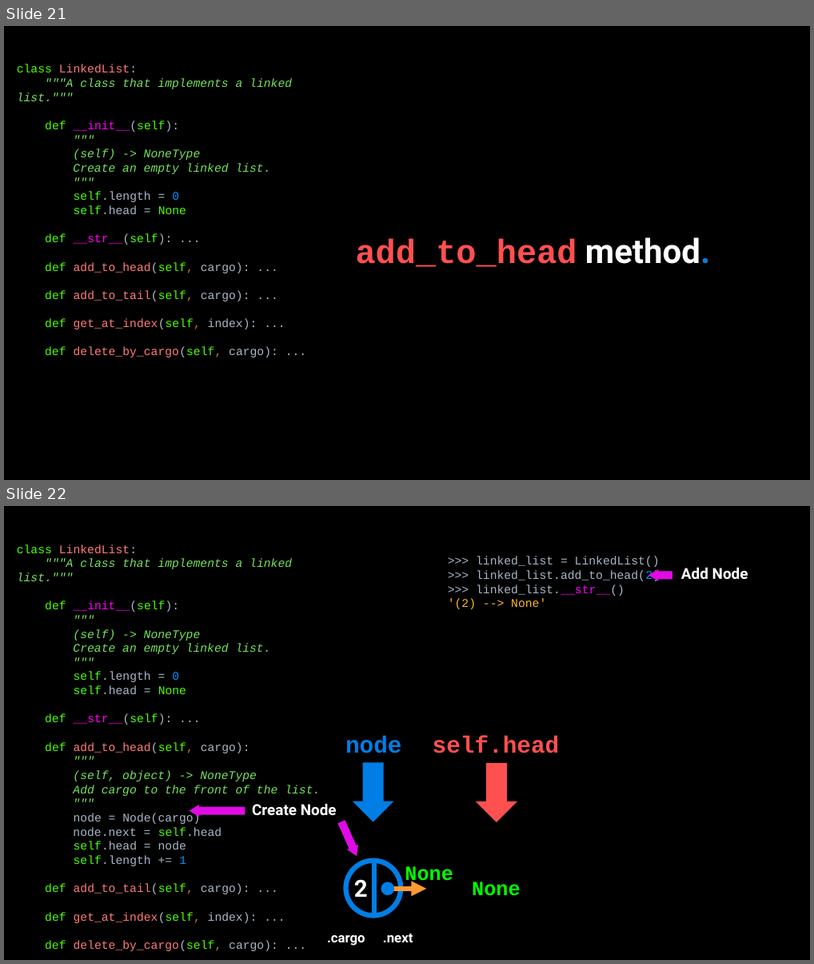
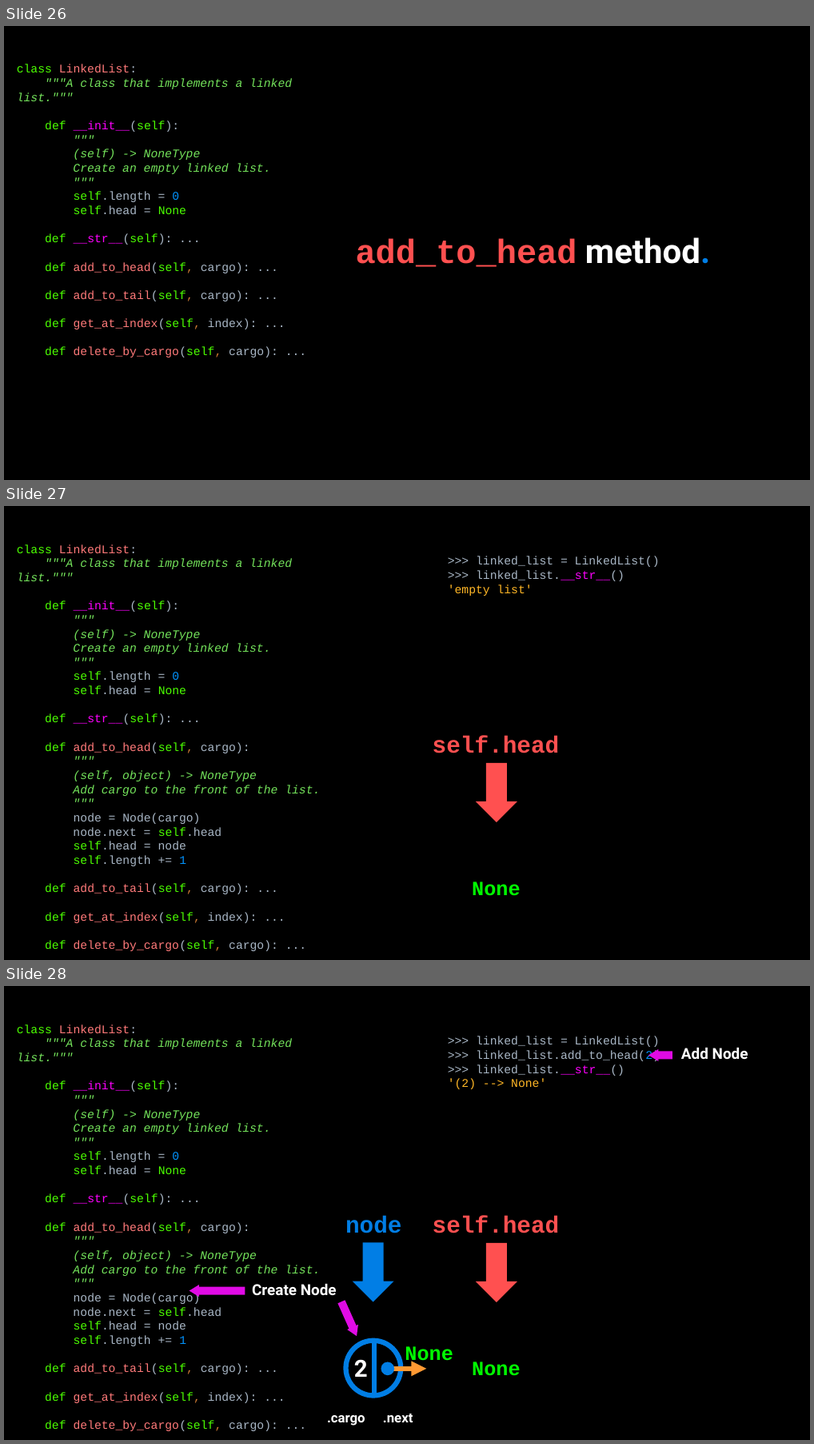
Before and after one commit to APS106/APS106-winter-2022-material, a slide deck: lectures/week12/lecture1/slides/week12_lecture1.pptx. Shown one above the other, each under a label of ours: slides 21 and 22 before the commit, slides 26, 27 and 28 after it. The pictures are 814x964 and 814x1444 pixels, drawn with LibreOffice and Linux fonts; fonts in the diff are those of the drawing; background and template pictures are left out. Boxes give left, top, right and bottom in pixels: in the first picture for what was removed or moved away, otherwise in the second. Text is boxed around its words. In the diff, an @@ line names an element or a change of style, - is before the commit and + after.

```diff
--- a/lectures/week12/lecture1/slides/week12_lecture1.pptx
+++ b/lectures/week12/lecture1/slides/week12_lecture1.pptx
@@ slide 27 added at <box>4,506,810,960</box>, background picture (left out) @@
@@ text added at <box>17,544,320,951</box>, 14 pt, text #74E35B @@
+class LinkedList:
+"""A class that implements a linked list."""
+def __init__(self):
+"""
+(self) -> NoneType
+Create an empty linked list.
+"""
+self.length = 0
+self.head = None
+def __str__(self): ...
+def add_to_head(self, cargo):
+"""
+(self, object) -> NoneType
+Add cargo to the front of the list.
+"""
+node = Node(cargo)
+node.next = self.head
+self.head = node
+self.length += 1
+def add_to_tail(self, cargo): ...
+def get_at_index(self, index): ...
+def delete_by_cargo(self, cargo): ...
@@ text added at <box>448,556,660,596</box>, 14 pt, text #A9B7C6 @@
+>>> linked_list = LinkedList()
+>>> linked_list.__str__()
+'empty list'
@@ text added at <box>433,736,560,753</box>, 28 pt, text #FF5050, bold @@
+self.head
@@ down arrow added at <box>476,763,518,822</box>, fill #FF5050 @@
@@ text added at <box>472,881,521,896</box>, 24 pt, text #00FF00, bold @@
+None
@@ what was slide 21 is now slide 26 @@
@@ what was slide 22 is now slide 28 @@
```
Also in this commit, not shown: 9 slides changed, 17 other slides added, 3 other files.
